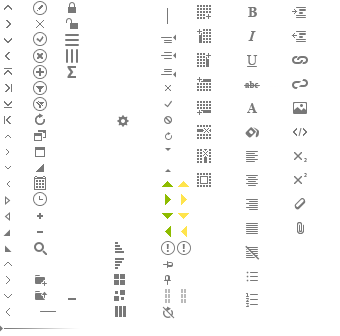
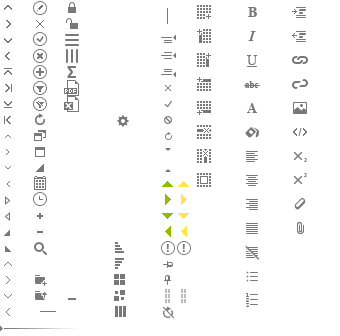
Layered file, before and after one edit (340x336). Changes by layer:
added group "Export" with 4 layers above "Sum" over 64, 80, 79, 112
added layer "excel" in group "Export" over 64, 96, 79, 112
added layer "pdf" in group "Export" over 64, 80, 79, 96
